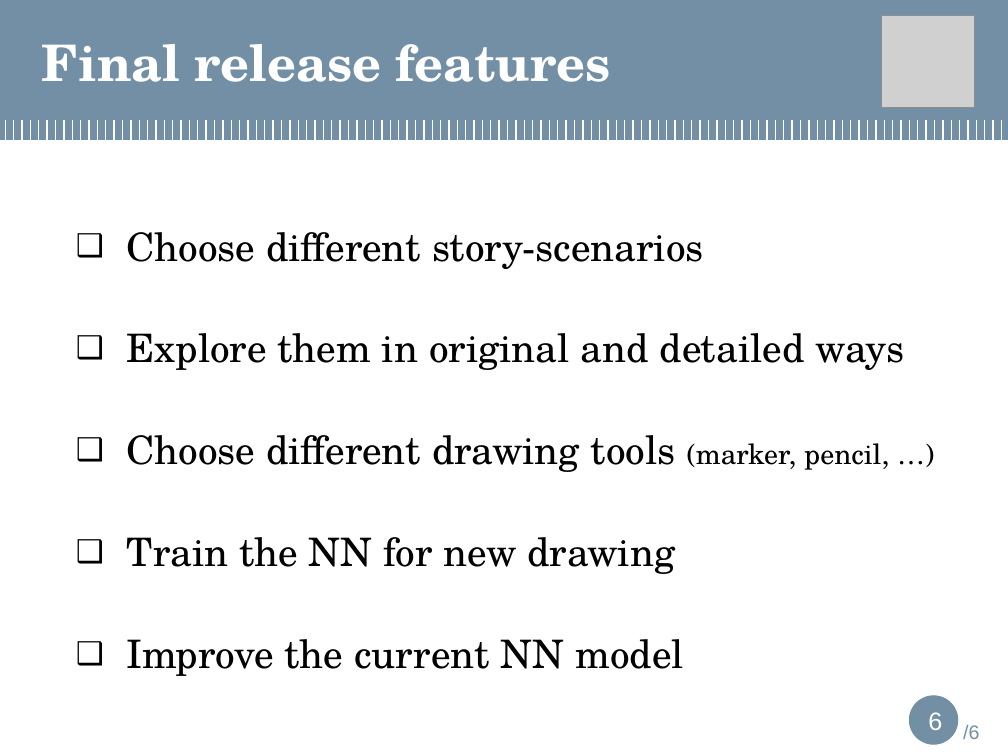
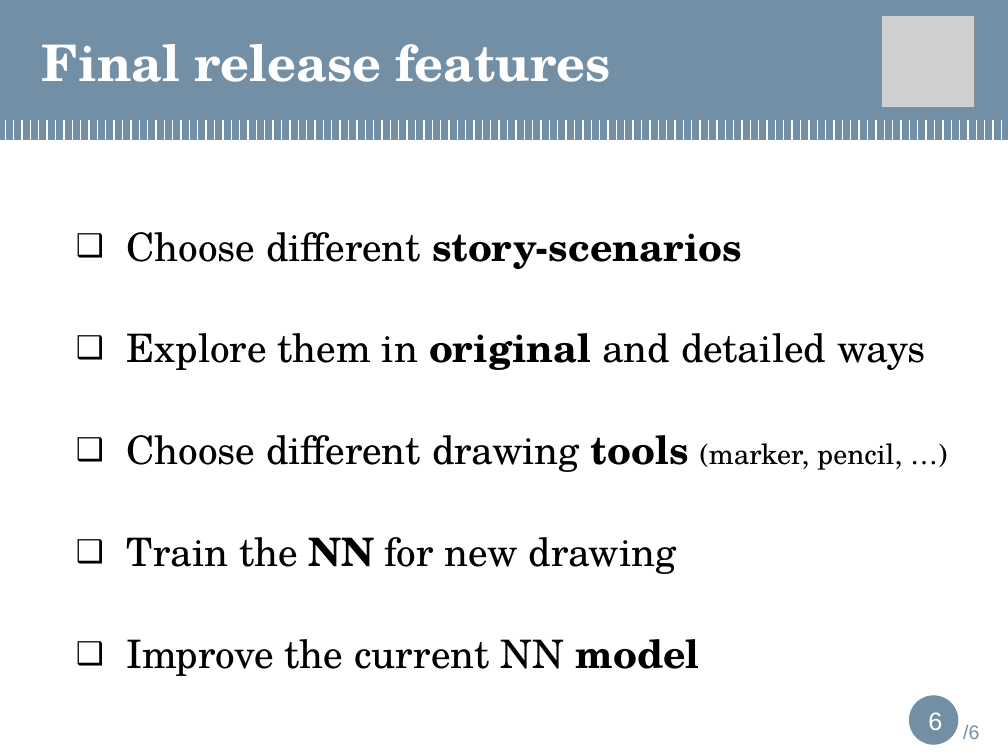
Before and after one commit to devcremona/CPACproject, a slide deck: slide 7 of Presentation.pptx. Drawn at 1008x756 pixels with LibreOffice and Linux fonts; fonts in the diff are those of the drawing; grey boxes stand for pictures; background and template pictures are left out. Boxes give left, top, right and bottom in pixels: in the first picture for what was removed or moved away, otherwise in the second. Text is boxed around its words. In the diff, an @@ line names an element or a change of style, - is before the commit and + after.

Commit message:
Update slide: bold words

```diff
--- a/Presentation.pptx
+++ b/Presentation.pptx
@@ text "Choose different story-scenarios" at (x1=126, y1=232, x2=926, y2=676): bold on in "story-scenarios", "original", "tools", "NN" and 1 more places @@
```
